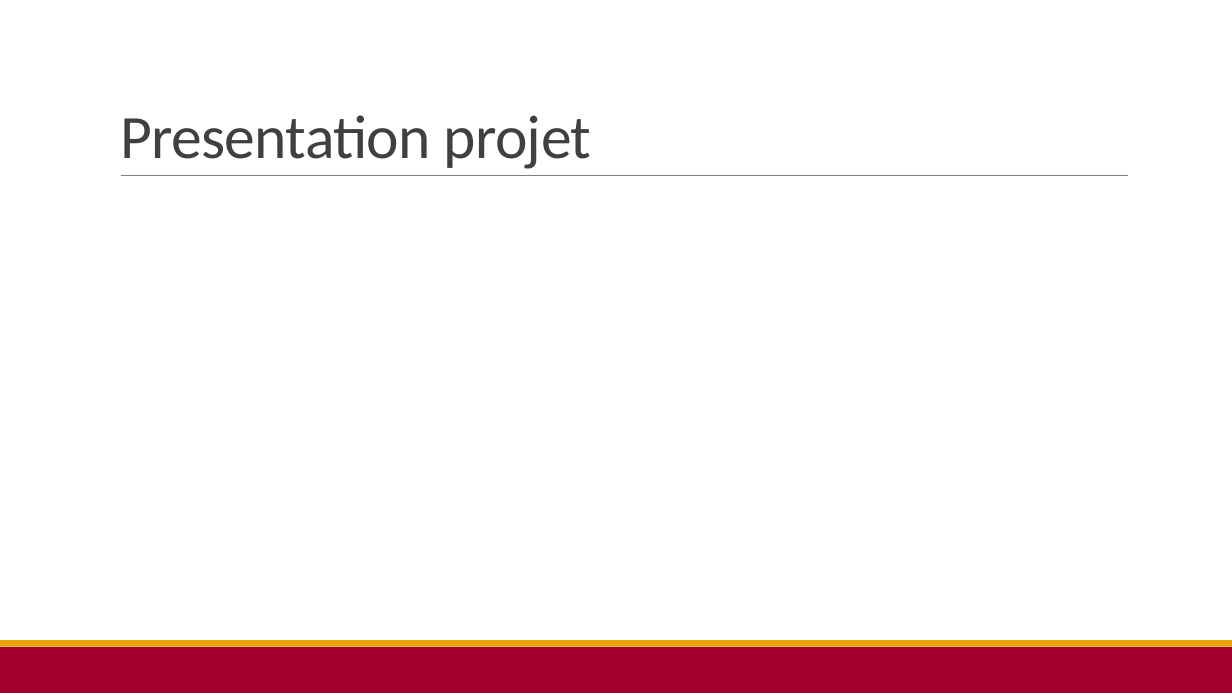
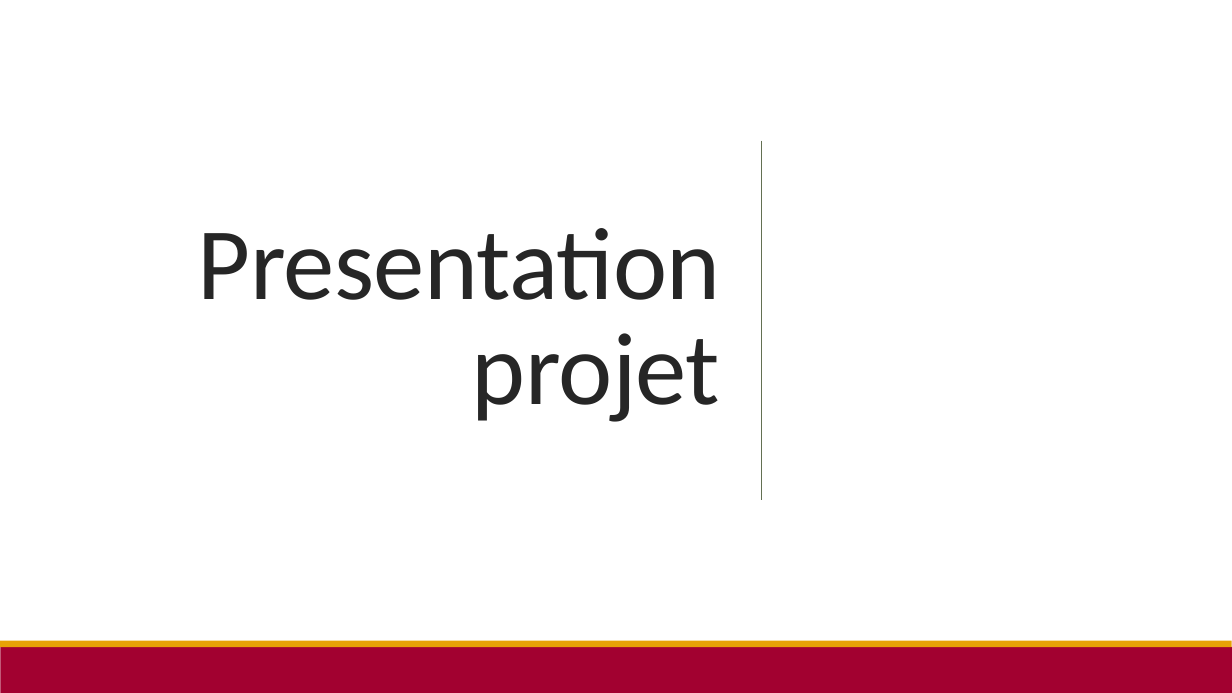
Before and after one commit to SteBoun/SFL2_ChaineDeFroid, a slide deck: slide 7 of Diaporama/DIAPO_01.pptx. Drawn at 1232x693 pixels with LibreOffice and Linux fonts; fonts in the diff are those of the drawing. Boxes give left, top, right and bottom in pixels: in the first picture for what was removed or moved away, otherwise in the second. Text is boxed around its words. In the diff, an @@ line names an element or a change of style, - is before the commit and + after.

```diff
--- a/Diaporama/DIAPO_01.pptx
+++ b/Diaporama/DIAPO_01.pptx
@@ rectangle added at (x1=0, y1=0, x2=1232, y2=693), fill #FFFFFF @@
@@ title "Presentation projet" moved from (x1=120, y1=115, x2=592, y2=169) to (x1=198, y1=228, x2=721, y2=422) @@
@@ title "Presentation projet" at (x1=198, y1=228, x2=721, y2=422): size 48 to 80 pt, text colour #404040 to #262626; alignment left to right; vertical alignment bottom to middle @@
@@ line added from (762, 140) to (762, 500), #637052 1 pt @@
@@ line removed from (121, 176) to (1128, 176) @@
@@ rectangle removed at (x1=0, y1=647, x2=1232, y2=693) @@
@@ rectangle removed at (x1=0, y1=640, x2=1232, y2=647) @@
@@ rectangle added at (x1=0, y1=647, x2=1232, y2=693), fill #A20130 @@
@@ rectangle added at (x1=0, y1=640, x2=1232, y2=647), fill #E7A207 @@
```
Also in this commit, not shown: 1 other slide changed, 1 slide added, 1 slide removed, 4 other files.
